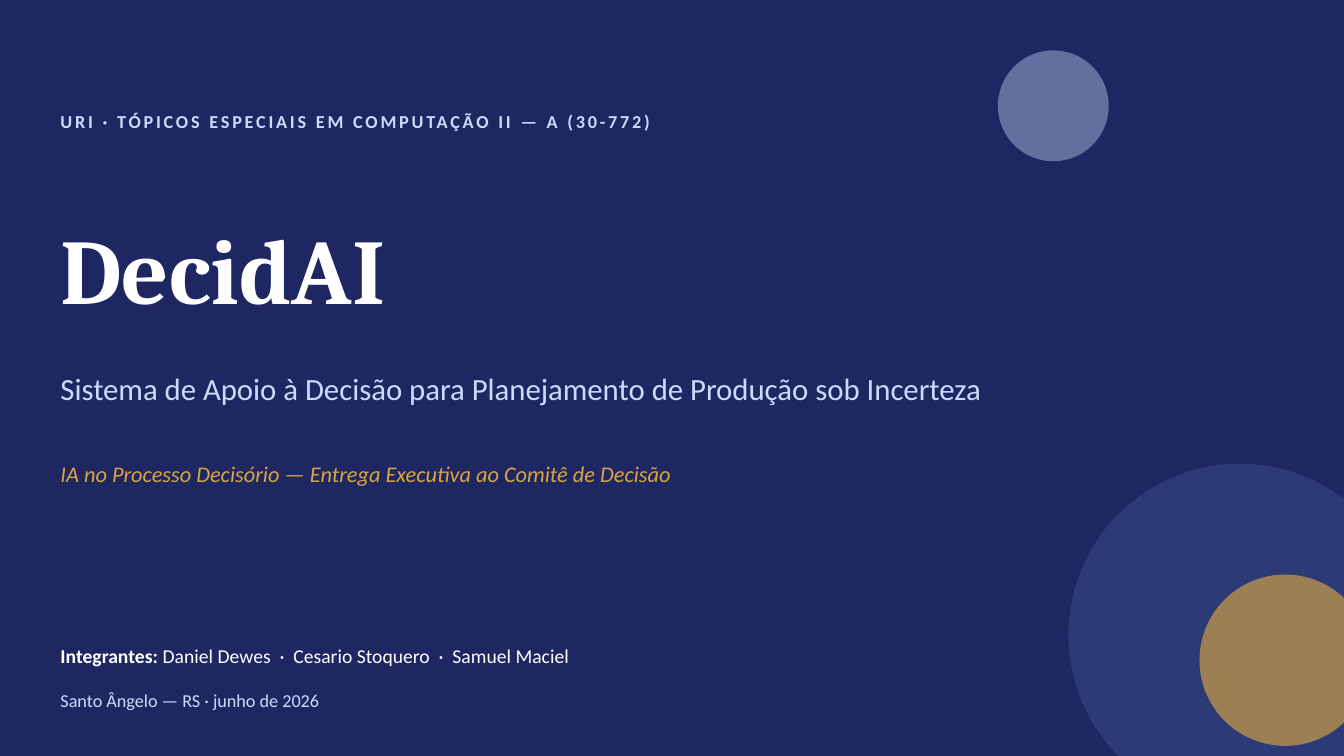
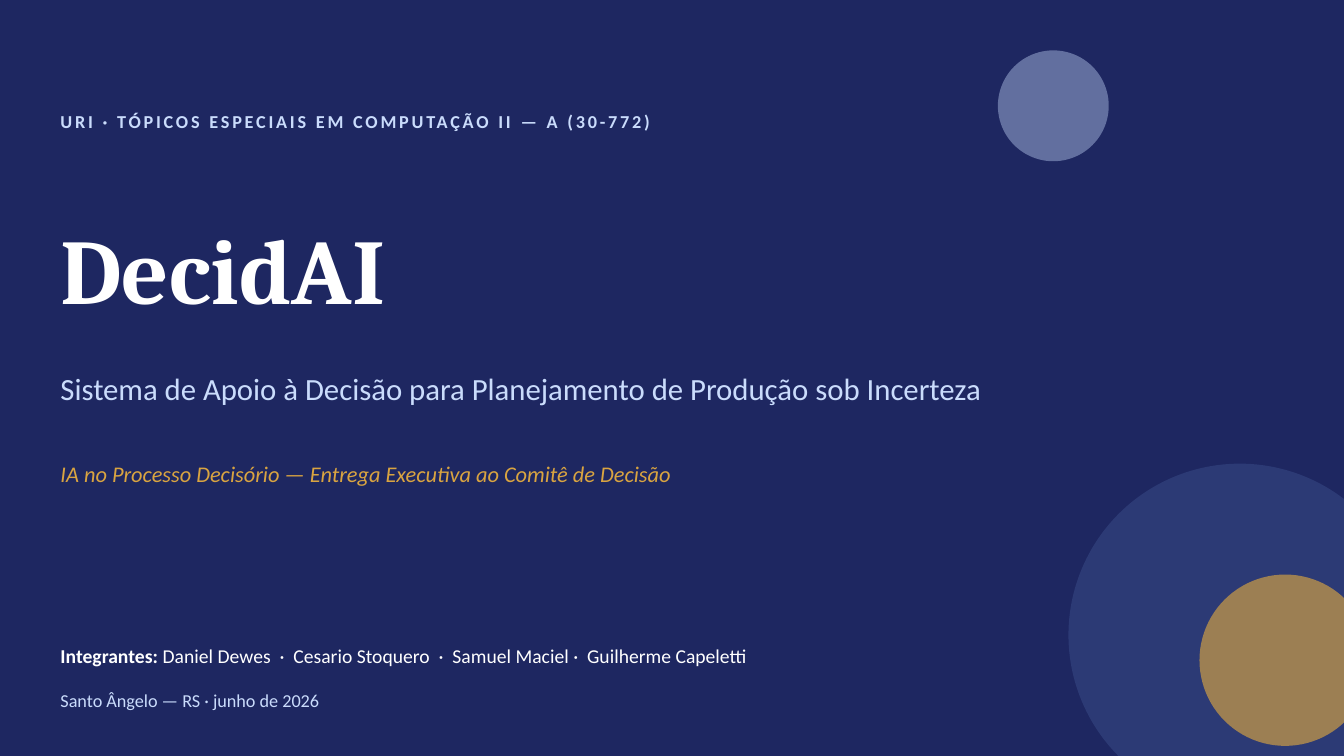
Before and after one commit to DanielSDewes/decidai, a slide deck: slide 1 of entregaveis/Apresentacao_DecidAI.pptx. Drawn at 1344x756 pixels with LibreOffice and Linux fonts; fonts in the diff are those of the drawing. Boxes give left, top, right and bottom in pixels: in the first picture for what was removed or moved away, otherwise in the second. Text is boxed around its words. In the diff, an @@ line names an element or a change of style, - is before the commit and + after.

Commit message:
Inclui Guilherme Capeletti nos entregaveis e adiciona roteiro da apresentacao
- Adiciona Guilherme Capeletti a tabela de divisao de tarefas do relatorio
  (config.py, tests/test_smoke.py, entregaveis/) e ajusta "tres" -> "quatro integrantes"
- Regenera os entregaveis (.docx/.pptx/.pdf) a partir dos geradores em JS
- Adiciona Roteiro_Apresentacao.md com a divisao das falas entre os quatro
  integrantes para a entrega executiva (4 blocos / 30 min)

```diff
--- a/entregaveis/Apresentacao_DecidAI.pptx
+++ b/entregaveis/Apresentacao_DecidAI.pptx
@@ text at (60,649,747,667): text changed @@
-Integrantes: Daniel Dewes · Cesario Stoquero · Samuel Maciel
+Integrantes: Daniel Dewes · Cesario Stoquero · Samuel Maciel · Guilherme Capeletti
```
Also in this commit, not shown: 5 other files.
